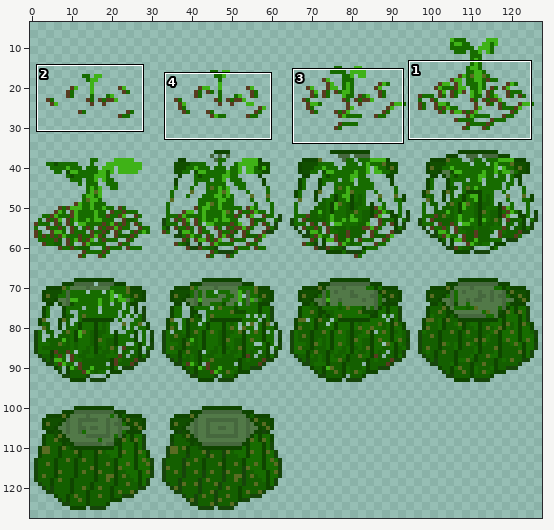
Sprite sheet: Assets/Sprites/Towers/Vine Branch/Vine Crawler Construction SpriteSheet.png. Above, an overview of the earlier version with the close-up marked.
Close-up. Before the edit:
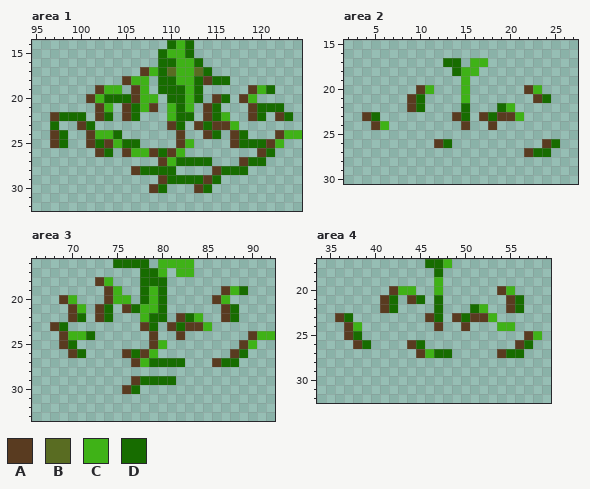
The file is 128x128 pixels. Colours within 5 levels of each other are drawn and written as one. Shown: area 1: x 95..124, y 14..32; area 2: x 2..27, y 15..30; area 3: x 66..92, y 16..33; area 4: x 34..59, y 17..32. The wide view leaves out empty margins. The commit also changed other parts of the picture, which this record leaves out.
Palette (. is transparent): A #593b20  B #596c22  C #3fb217  D #176c00
Pixels before, area 1, first column x 97:
14 .............DCD............
15 ............DCCD............
16 ............DDCCD...........
17 ..........ACDBCCBD..........
18 ........ACC.DDCCDADD........
19 .....ACC.AC.DDDCD.....ACD...
20 ....ACDDDACC.DDCD.AD.AC.....
21 .....AC.ADCA.CDC.AD...ADDD..
22 ADDD.AD.AD...CDD.ADC..AD.AD.
23 D..AD........AD.ADAAC.......
24 AD..ACCD......A..AD.AD...ACC
25 AD..ADACDD....AC....ADDDAC..
26 .....AD.ACCADAC........AD...
27 ............ACDDDD...ADD....
28 .........ADDDD....ADDD......
29 ............ADDDDAD.........
30 ...........AD...AD..........
Pixels before, area 2, first column x 4:
17 .........DD.CC........
18 ..........DCC.........
19 ...........C..........
20 ......AC...C......AC..
21 .....AD....C.......AD.
22 .....AD....D...DC.....
23 AD........AD.ADAAC....
24 .AC........A..A.......
25 ......................
26 ........AD..........AD
27 ..................ADD.
Pixels before, area 3, first column x 68:
16 .......DDDD.CCCC.........
17 ..........DDC.CC.........
18 .....AC...DDD............
19 ......AC..DCD......ACD...
20 .AC...ACC.DCD.....AC.....
21 ..AC.AD.ADCCD......AD....
22 ..AD.AD...CDD.ADC..AD....
23 AD........AD.ADAAC.......
24 .ACCD......A..A.......ACC
25 .AD........AC........AC..
26 ..AD....ADAC........AD...
27 .........ACDDDD...ADD....
28 .........................
29 .........ADDDD...........
30 ........AD...............
Pixels before, area 4, first column x 36:
17 ..........DDC..........
18 ...........D...........
19 ...........C...........
20 ......ACC..C......AC...
21 .....AD.AD.D.......AD..
22 .....AD....D...DC..AD..
23 AD........AD.ADAAC.....
24 .AC........A..A...CC...
25 .AD..................AC
26 ..AD....AD..........AD.
27 .........ACDD.....ADD..
The result:
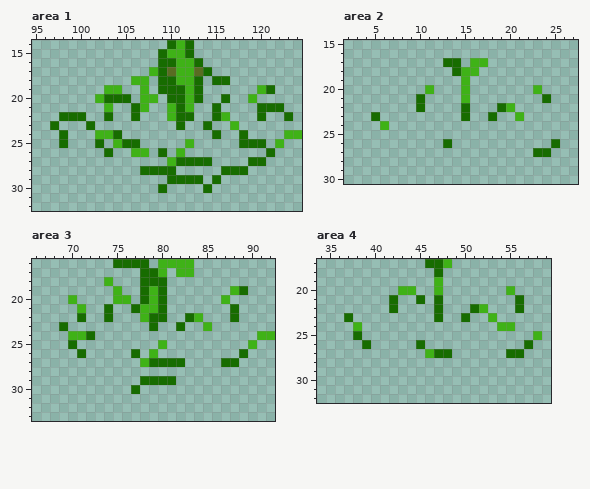
Difference:
Changed rows in their new state; - is an unchanged pixel.
Area 1:
first column x 97:
17 ----------.---------------
18 --------.--------.--------
19 -----.---.------------.---
20 ----.----.--------.--.----
21 -----.--.--.-----.----.---
22 .----.--.--------.----.--.
23 ---.---------.--.-..------
24 .---.---------.--.--.----.
25 .---.-.-------.-----.---.-
26 -----.--.--.-.---------.--
27 ------------.--------.----
28 ---------.--------.-------
29 ------------.----.--------
30 -----------.----.---------
Area 2:
first column x 4:
20 ------.-----------.--
21 -----.-------------.-
22 -----.---------------
23 .---------.--.-..----
24 -.---------.--.------
26 --------.-----------.
27 ------------------.--
Area 3:
first column x 68:
18 -----.-----------------
19 ------.------------.---
20 -.----.-----------.----
21 --.--.--.----------.---
22 --.--.--------.----.---
23 .---------.--.-..------
24 -.---------.--.-------.
25 -.---------.---------.-
26 --.-----.-.---------.--
27 ---------.--------.----
29 ---------.-------------
30 --------.--------------
Area 4:
first column x 36:
20 ------.-----------.---
21 -----.--.----------.--
22 -----.-------------.--
23 .---------.--.-..-----
24 -.---------.--.-------
25 -.-------------------.
26 --.-----.-----------.-
27 ---------.--------.---
